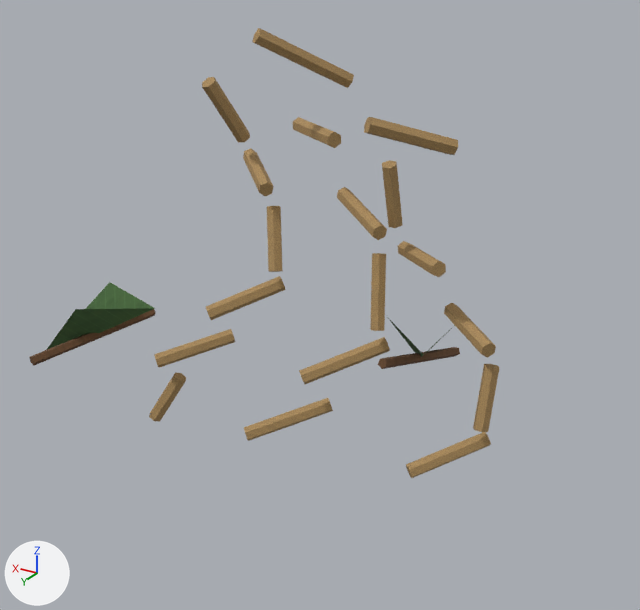
A saved change to the OBJ model Assets/ProjectOEN/ProductionArt/Meshes/environment_set_dressing/en-010_vine_cluster_set__short.obj.
Rendered twice from a 50 mm camera at (-0.541, 0.896, 0.661) aimed at (-0.01, 0.011, 0.218). Every picture has the same lights, and +X, +Y and +Z are marked at lower left. The picture after the commit comes second. Where no turn or scale is listed for an object, it has been applied to the vertices. Vertices at exactly the same position are counted once.

The first picture shows 'en-010_vine_cluster_set__short'.
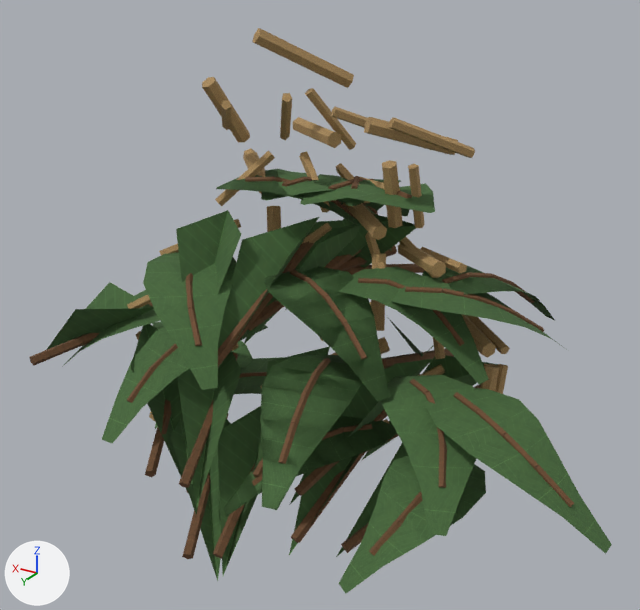
Where the change shows, as pixel boxes (x1, y1, x2, y2) in the pictures (640 x 610 px):
'en-010_vine_cluster_set__short', reshaped (24% wider, 25% taller)
    before: (30, 28, 499, 478)
    after: (30, 28, 612, 593)
part 1 of me_en_010_vine_cluster_set__short, added
    after: (336, 245, 397, 271)
part 2 of me_en_010_vine_cluster_set__short, added
    after: (291, 452, 365, 543)
part 3 of me_en_010_vine_cluster_set__short, added (mostly hidden)
    after: (247, 249, 361, 331)
part 4 of me_en_010_vine_cluster_set__short, added
    after: (252, 457, 263, 477)
part 5 of me_en_010_vine_cluster_set__short, added
    after: (213, 463, 255, 559)
part 6 of me_en_010_vine_cluster_set__short, added (mostly hidden)
    after: (218, 235, 314, 367)
part 7 of me_en_010_vine_cluster_set__short, added
    after: (179, 352, 238, 488)
part 8 of me_en_010_vine_cluster_set__short, added (green)
    after: (63, 88, 612, 593)

The edits, one by one:
me_en_010_vine_cluster_set__short is used by ob_en_010_vine_cluster_set__short; location (0.0, 0.0, 0.0).
me_en_010_vine_cluster_set__short had 284 vertices, 476 faces and spanned x -0.231..0.405, y -0.18..0.18, z 0.0..0.55.
me_en_010_vine_cluster_set__short now has 2040 vertices, 3486 faces and spans x -0.417..0.405, y -0.226..0.241, z -0.092..0.55.
me_en_010_vine_cluster_set__short part 1: the loose piece of 12 vertices spanning x -0.129..-0.091, y -0.18..0.007, z 0.096..0.162 is copied, and the copy is multiplied about its middle by the matrix ((0.161, 0.211, 0.86), (-0.092, 0.873, -0.197), (-0.881, -0.053, 0.178)), then moved by (0.109, 0.035, 0.119); it spans x -0.051..0.049, y -0.128..0.025, z 0.229..0.265.
me_en_010_vine_cluster_set__short part 2: the loose piece of 12 vertices spanning x -0.129..-0.091, y -0.18..0.007, z 0.096..0.162 is copied, and the copy is multiplied about its middle by the matrix ((-0.651, 0.071, 0.617), (-0.092, 0.873, -0.197), (-0.614, -0.206, -0.625)), then moved by (0.04, 0.16, -0.121); it spans x -0.092..-0.049, y -0.003..0.151, z -0.042..0.056.
me_en_010_vine_cluster_set__short part 3: the loose piece of 12 vertices spanning x -0.129..-0.091, y -0.18..0.007, z 0.096..0.162 is copied, and the copy is multiplied about its middle by the matrix ((-0.358, 0.174, 0.939), (-0.104, 0.99, -0.224), (-0.949, -0.174, -0.329)), then moved by (0.123, 0.089, 0.112); it spans x -0.029..0.057, y -0.084..0.09, z 0.198..0.284.
me_en_010_vine_cluster_set__short part 4: the loose piece of 12 vertices spanning x -0.129..-0.091, y -0.18..0.007, z 0.096..0.162 is copied, and the copy is multiplied about its middle by the matrix ((-0.765, 0.027, 0.474), (-0.092, 0.873, -0.197), (-0.466, -0.216, -0.739)), then moved by (0.099, 0.166, -0.041); it spans x -0.024..0.001, y 0.003..0.156, z 0.036..0.138.
me_en_010_vine_cluster_set__short part 5: the loose piece of 12 vertices spanning x 0.279..0.347, y -0.006..0.18, z 0.114..0.144 is copied, and the copy is multiplied about its middle by the matrix ((0.095, -0.051, 1.014), (-0.236, 0.99, 0.072), (-0.988, -0.241, 0.08)), then moved by (-0.283, 0.036, -0.128); it spans x 0.012..0.047, y 0.036..0.21, z -0.055..0.058.
me_en_010_vine_cluster_set__short part 6: the loose piece of 12 vertices spanning x -0.129..-0.091, y -0.18..0.007, z 0.096..0.162 is copied, and the copy is multiplied about its middle by the matrix ((-0.897, 0.067, 0.716), (-0.118, 1.116, -0.252), (-0.71, -0.27, -0.864)), then moved by (0.149, 0.151, 0.106); it spans x 0.018..0.059, y -0.033..0.162, z 0.171..0.296.
me_en_010_vine_cluster_set__short part 7: the loose piece of 12 vertices spanning x 0.279..0.347, y -0.006..0.18, z 0.114..0.144 is copied, and the copy is multiplied about its middle by the matrix ((-0.113, -0.1, 1.009), (-0.236, 0.99, 0.072), (-0.986, -0.225, -0.132)), then moved by (-0.224, 0.032, -0.048); it spans x 0.062..0.117, y 0.032..0.206, z 0.028..0.134.
me_en_010_vine_cluster_set__short part 8: 1636 vertices added at x -0.417..0.402, y -0.226..0.241, z -0.092..0.48.
Other edits to the shape of me_en_010_vine_cluster_set__short do not show in these pictures.
